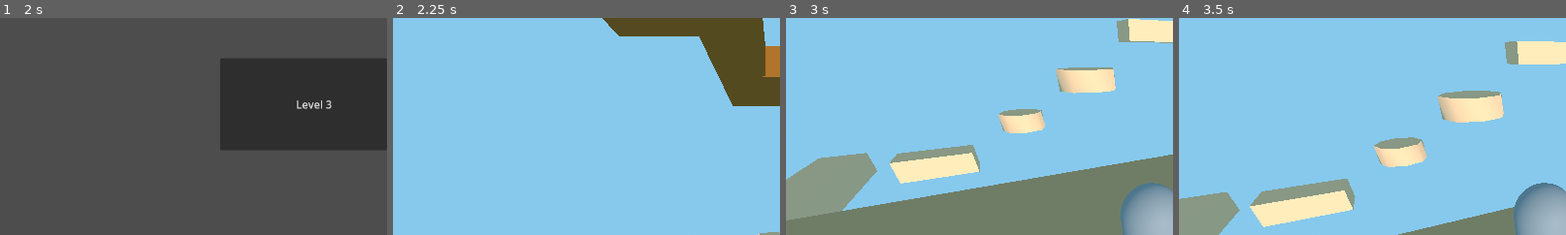
Above: before the commit, frames 1-4 (left to right).
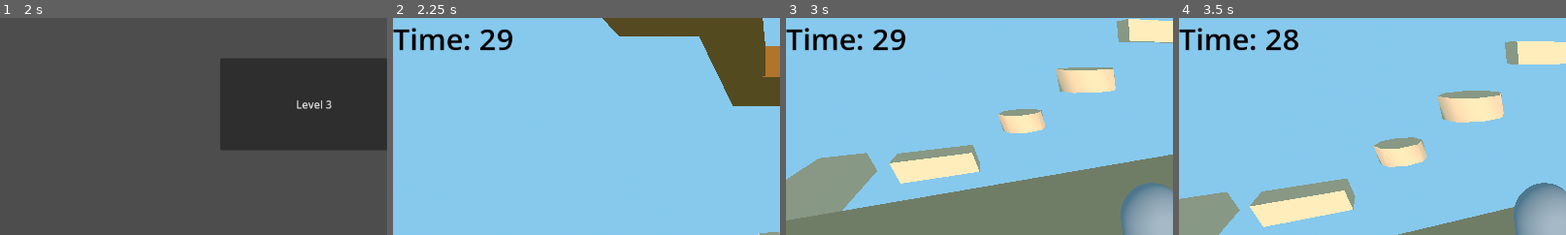
Above: after the commit, the same moments.

Repository: dbpkc15/CapstoneProject
Game: Godot game, scene res://main_menu.tscn
The game is run twice, just before and just after one commit, with the same random seed, the same clock (stepped at 60 frames per second) and the same inputs.
Inputs (mouse positions are % of the whole screen's width and height, from its top left):
- Up to frame 1 (2 s): click "Start Game" at 0.5 s; click "Start Game" at 1.25 s
- Up to frame 2 (2.25 s): click "Level 3" at 2 s
- Up to frame 3 (3 s): tap Enter (ui_accept) at 2.75 s; move the mouse to (55, 50) at 2.77 s; hold W (UpMovement) from 2.78 s (still down)
- Up to frame 4 (3.5 s): keep holding W (UpMovement); tap Enter (ui_accept) at 3.02 s
The pictures show only the part of the screen within x 0-50%, y 0-50%; the shares and areas given below are measured in that part.

Frame 1 is identical in both runs. In frame 2, 1.3% of the frame differs, in the area x 0-31%, y 4-16%; in frame 3, 1.3%; in frame 4, 1.3%.

Commit message:
added timer to level 3

Diff:
--- a/capstone-project/Level_3.tscn
+++ b/capstone-project/Level_3.tscn
@@ -1,5 +1,6 @@
 [gd_scene format=3 uid="uid://buwngku2pi71w"]
 
+[ext_resource type="Script" uid="uid://td15xchhbkol" path="res://level_3.gd" id="1_qulvd"]
 [ext_resource type="Script" uid="uid://tu423d8dg54j" path="res://character_body_3d.gd" id="1_waryd"]
 [ext_resource type="PackedScene" uid="uid://cflplv6pviyuw" path="res://endpad.tscn" id="2_qulvd"]
 
@@ -136,6 +137,7 @@
 height = 0.3125
 
 [node name="Node3D" type="Node3D" unique_id=1232121490]
+script = ExtResource("1_qulvd")
 
 [node name="WorldEnvironment" type="WorldEnvironment" parent="." unique_id=1479089235]
 environment = SubResource("Environment_1bvp3")
@@ -338,4 +340,18 @@
 transform = Transform3D(1.5, 0, 0, 0, 1.5, 0, 0, 0, 1.5, -3.7504368, 12.648275, 16.51152)
 shape = SubResource("CylinderShape3D_65pcf")
 
+[node name="Level3Timer" type="Timer" parent="." unique_id=1230353945]
+wait_time = 30.0
+one_shot = true
+
+[node name="CanvasLayer" type="CanvasLayer" parent="." unique_id=405265729]
+
+[node name="Label" type="Label" parent="CanvasLayer" unique_id=1919573014]
+offset_right = 40.0
+offset_bottom = 23.0
+theme_override_colors/font_color = Color(0, 0, 0, 1)
+theme_override_colors/font_outline_color = Color(1, 1, 1, 1)
+theme_override_font_sizes/font_size = 44
+
 [connection signal="body_entered" from="WinArea" to="WinArea" method="_on_body_entered"]
+[connection signal="timeout" from="Level3Timer" to="." method="_on_level_3_timer_timeout"]
--- /dev/null
+++ b/capstone-project/level_3.gd
@@ -0,0 +1,19 @@
+extends Node3D
+
+@onready var timer = $Level3Timer
+@onready var label = $CanvasLayer/Label
+
+var game_over = false
+
+func _ready() -> void:
+	timer.start(30)
+
+func _process(delta):
+	if not game_over:
+		label.text = "Time: " + str(int(timer.time_left))
+
+func _on_level_3_timer_timeout():
+	game_over = true
+	label.text = "Time Is Up!"
+	label.visible = true
+	get_tree().paused = true
--- /dev/null
+++ b/capstone-project/level_3_timer.gd
@@ -0,0 +1,11 @@
+extends Timer
+
+
+# Called when the node enters the scene tree for the first time.
+func _ready() -> void:
+	pass # Replace with function body.
+
+
+# Called every frame. 'delta' is the elapsed time since the previous frame.
+func _process(delta: float) -> void:
+	pass
Not shown, added: capstone-project/level_3.gd.uid
Not shown, added: capstone-project/level_3_timer.gd.uid
